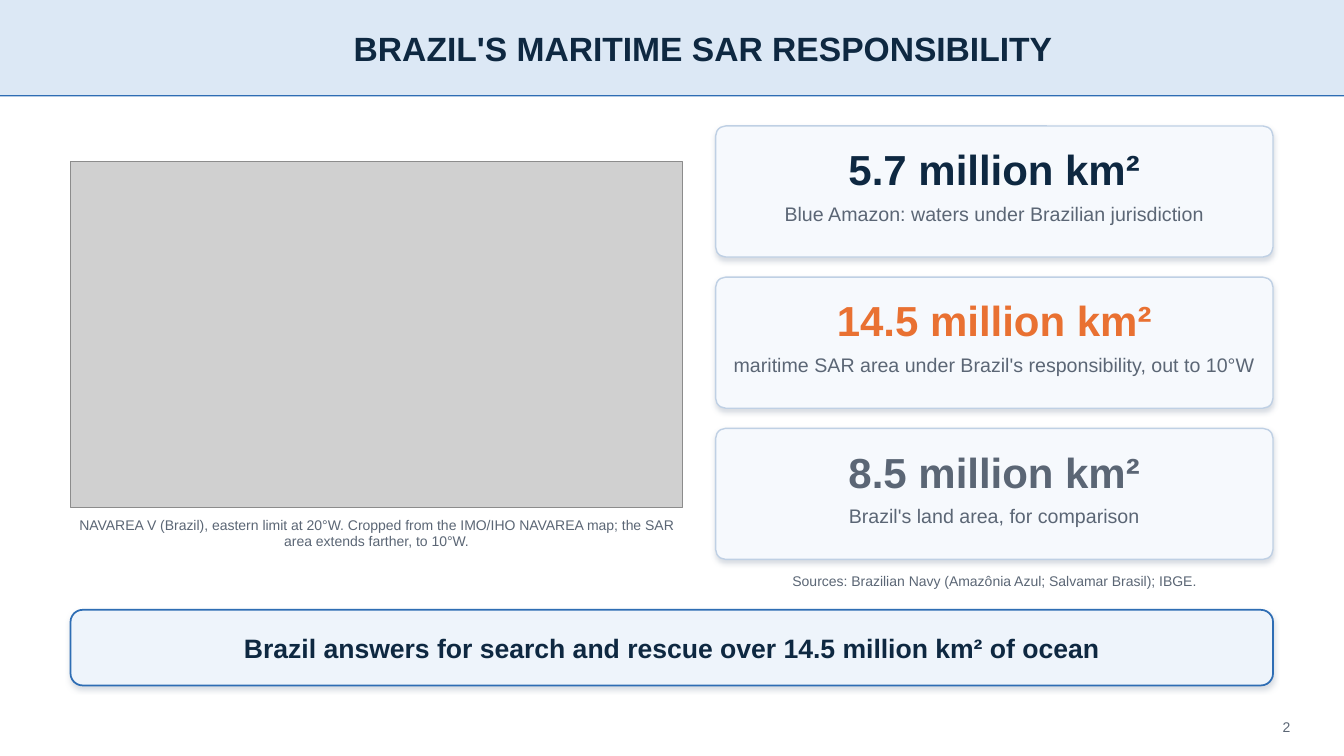
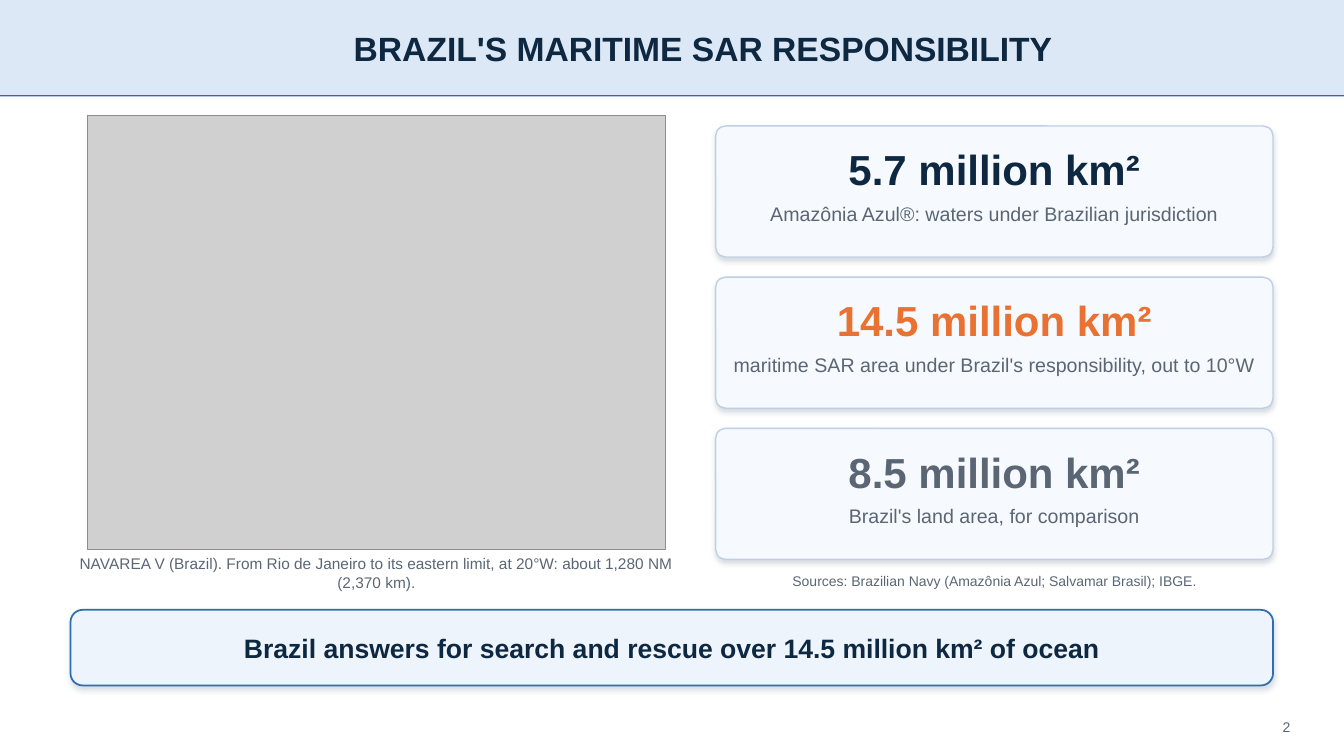
Before and after one commit to IghorRibeiro/WVCPresentation, a slide deck: slide 2 of slides/WVC2026_slides_en.pptx. Drawn at 1344x756 pixels with LibreOffice and Linux fonts; fonts in the diff are those of the drawing; grey boxes stand for pictures; background and template pictures are left out. Boxes give left, top, right and bottom in pixels: in the first picture for what was removed or moved away, otherwise in the second. Text is boxed around its words. In the diff, an @@ line names an element or a change of style, - is before the commit and + after.

```diff
--- a/slides/WVC2026_slides_en.pptx
+++ b/slides/WVC2026_slides_en.pptx
@@ picture: place and size @@
-picture at <box>71,161,683,508</box>
+picture at <box>88,116,665,549</box>
@@ text at <box>770,206,1218,225</box>: text changed @@
-Blue Amazon: waters under Brazilian jurisdiction
+Amazônia Azul®: waters under Brazilian jurisdiction
@@ text at <box>80,558,672,591</box>: text changed; size 10 to 11 pt @@
-NAVAREA V (Brazil), eastern limit at 20°W. Cropped from the IMO/IHO NAVAREA map; the SAR area extends farther, to 10°W.
+NAVAREA V (Brazil). From Rio de Janeiro to its eastern limit, at 20°W: about 1,280 NM (2,370 km).
```
Also in this commit, not shown: 1 other slide changed, 9 other files.
